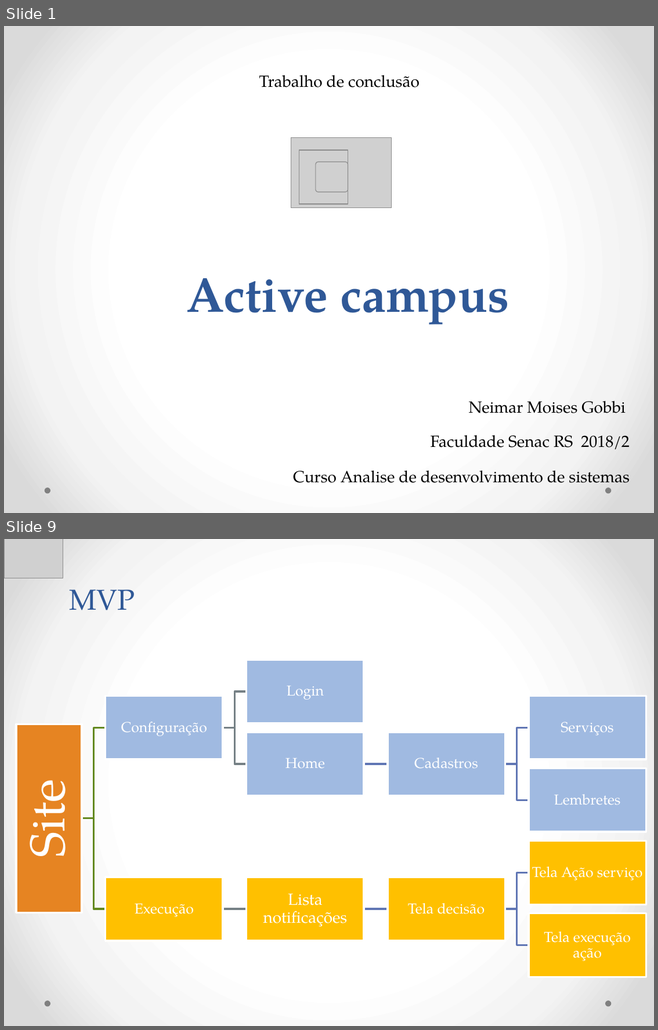
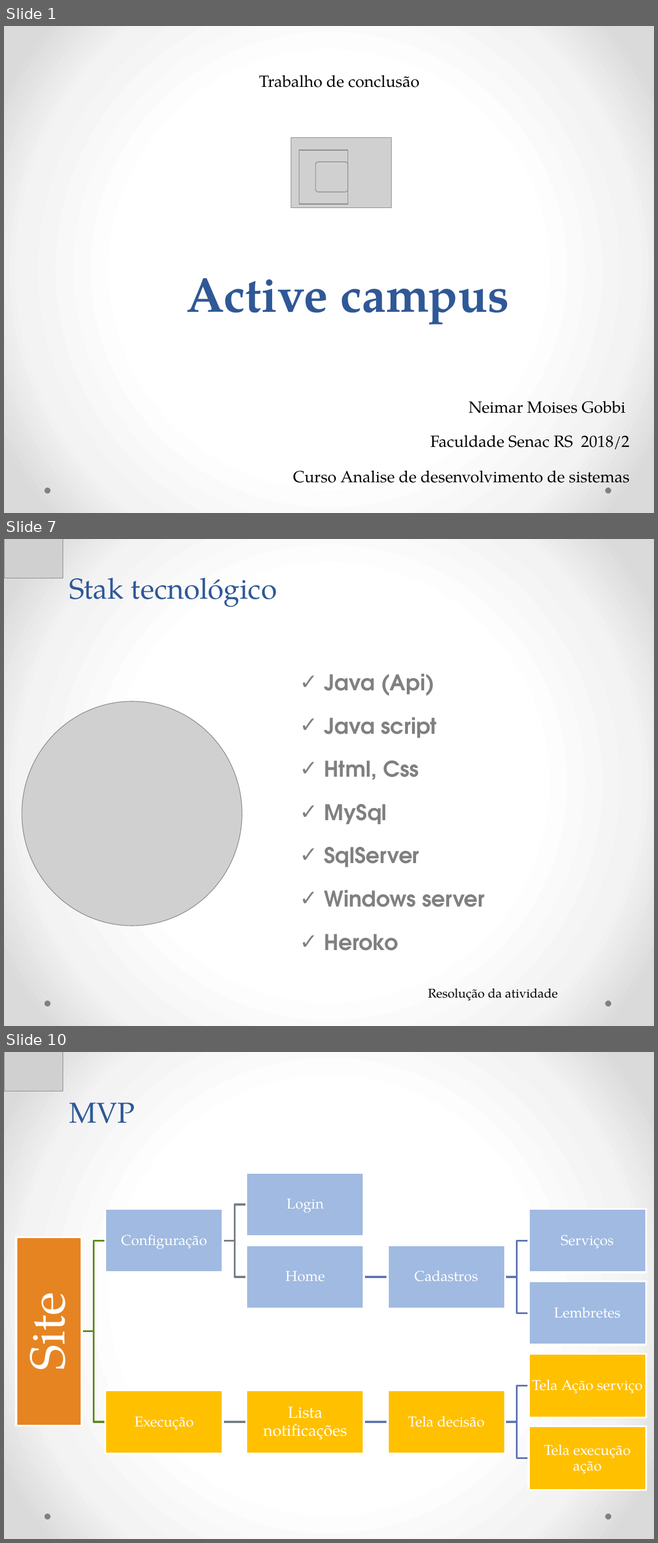
Before and after one commit to Neimarmg/TCC, a slide deck: Ppt-Andamento.pptx. Shown one above the other, each under a label of ours: slides 1 and 9 before the commit, slides 1, 7 and 10 after it; the slides between them are not shown. The pictures are 658x1030 and 658x1543 pixels, drawn with LibreOffice and Linux fonts; fonts in the diff are those of the drawing; grey boxes stand for pictures. Boxes give left, top, right and bottom in pixels: in the first picture for what was removed or moved away, otherwise in the second. Text is boxed around its words. In the diff, an @@ line names an element or a change of style, - is before the commit and + after.

```diff
--- a/Ppt-Andamento.pptx
+++ b/Ppt-Andamento.pptx
@@ slide 7 added at (x1=4, y1=539, x2=654, y2=1026), background gradient #FFFFFF to #F4F4F4 to #DADADA; not listed: 2 template elements that a slide beside it also shows @@
@@ picture added at (x1=4, y1=539, x2=63, y2=578) @@
@@ title added at (x1=70, y1=578, x2=277, y2=607), 32 pt, text #2F5897 @@
+Stak tecnológico
@@ text added at (x1=324, y1=674, x2=484, y2=951), 24 pt, text #808080, bold @@
+✓ Java (Api)
+✓ Java script
+✓ Html, Css
+✓ MySql
+✓ SqlServer
+✓ Windows server
+✓ Heroko
@@ picture added at (x1=22, y1=701, x2=242, y2=925) @@
@@ text added at (x1=428, y1=988, x2=557, y2=1001), 14 pt, text #000000 @@
+Resolução da atividade
@@ what was slide 9 is now slide 10 @@
```
Also in this commit, not shown: 6 slides changed, 5 other slides added, 13 slides removed.
